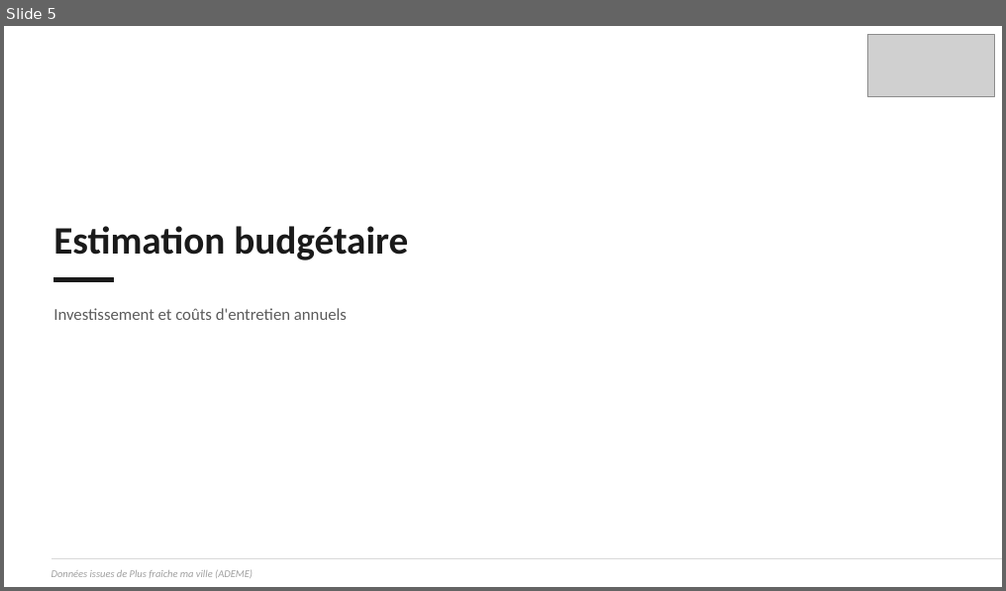
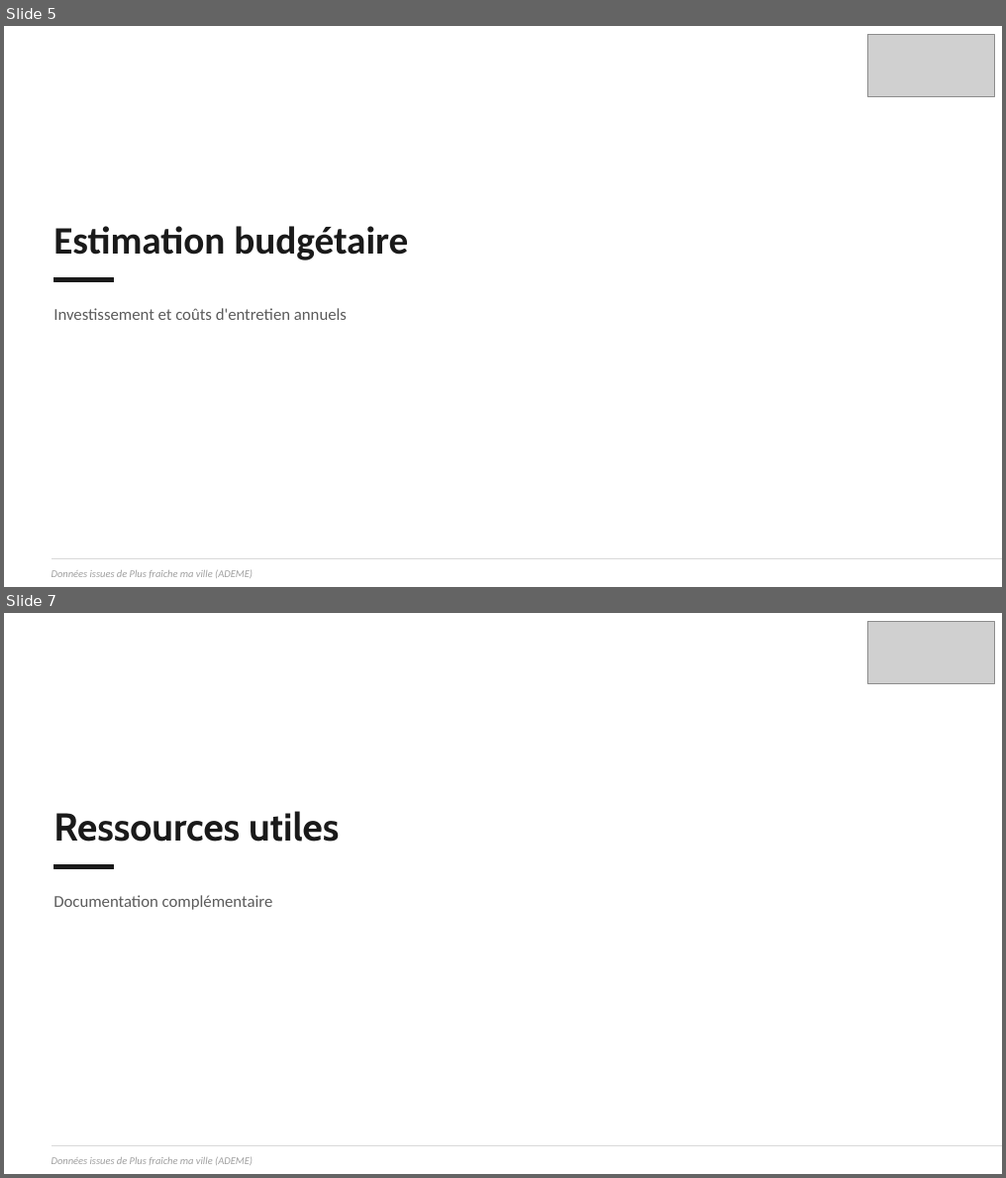
Before and after one commit to incubateur-ademe/plusfraichemaville-site, a slide deck: public/templates/template_synthese_projet.pptx. Shown one above the other, each under a label of ours: slide 5 before the commit, slides 5 and 7 after it; the slides between them are not shown. The pictures are 1006x591 and 1006x1178 pixels, drawn with LibreOffice and Linux fonts; fonts in the diff are those of the drawing; grey boxes stand for pictures. Boxes give left, top, right and bottom in pixels: in the first picture for what was removed or moved away, otherwise in the second. Text is boxed around its words. In the diff, an @@ line names an element or a change of style, - is before the commit and + after.

```diff
--- a/public/templates/template_synthese_projet.pptx
+++ b/public/templates/template_synthese_projet.pptx
@@ slide 7 added at [4, 613, 1002, 1174], background #FFFFFF @@
@@ picture added at [867, 621, 994, 683] @@
@@ picture added at [885, 621, 985, 683] @@
@@ text added at [54, 811, 339, 842], 37.3 pt, text #1A1A1A, bold @@
+Ressources utiles
@@ rectangle added at [54, 865, 114, 869], fill #1A1A1A, outline #1A1A1A 1 pt @@
@@ text added at [54, 895, 273, 910], 16 pt, text #5C5C5C @@
+Documentation complémentaire
@@ line added from (52, 1146) to (1002, 1146), #D9D9D9 1.5 pt @@
@@ text added at [52, 1157, 252, 1165], 10 pt, text #A0A0A0, italic @@
+Données issues de Plus fraîche ma ville (ADEME)
```
Also in this commit, not shown: 2 slides changed, 1 other slide added, 2 slides removed, 2 other files.
